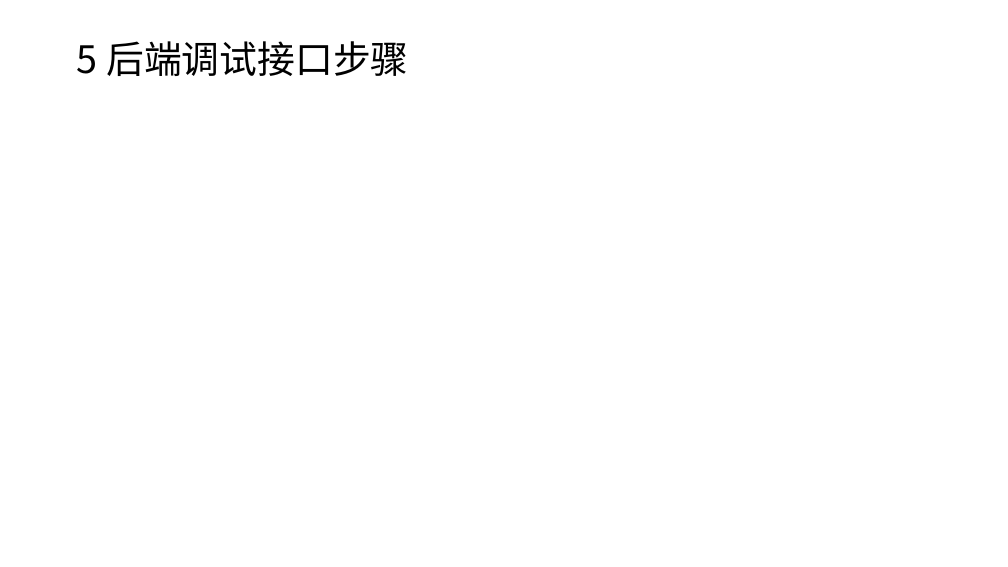
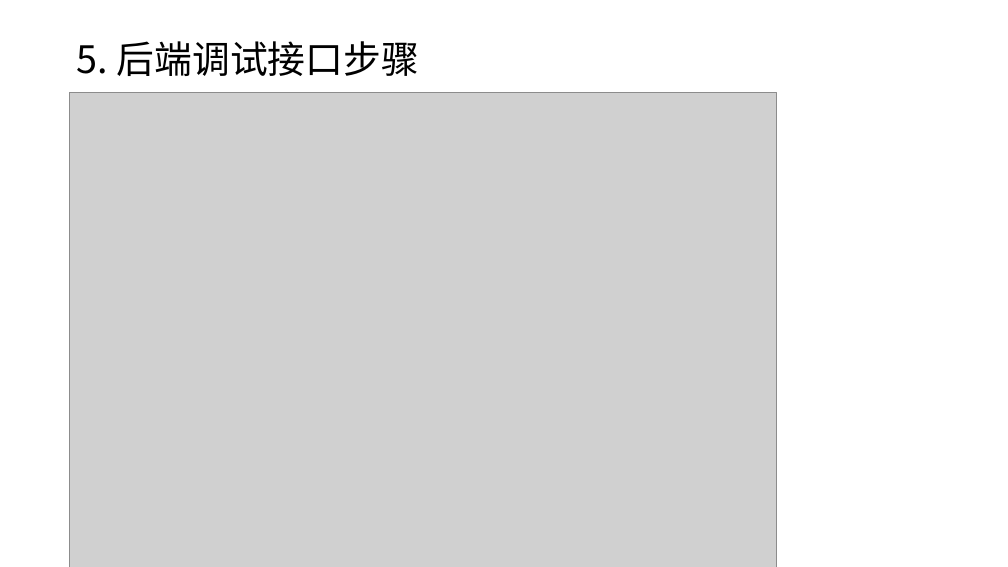
Before and after one commit to yuechengu/VirtualGame, a slide deck: slide 12 of docs/frontend.pptx. Drawn at 1008x567 pixels with LibreOffice and Linux fonts; fonts in the diff are those of the drawing; grey boxes stand for pictures. Boxes give left, top, right and bottom in pixels: in the first picture for what was removed or moved away, otherwise in the second. Text is boxed around its words. In the diff, an @@ line names an element or a change of style, - is before the commit and + after.

```diff
--- a/docs/frontend.pptx
+++ b/docs/frontend.pptx
@@ title at box(77, 41, 419, 76): text changed @@
-5 后端调试接口步骤
+5. 后端调试接口步骤
@@ picture added at box(70, 92, 777, 567) @@
```
Also in this commit, not shown: 8 other slides changed, 3 slides added, 1 slide removed, 18 other files.
